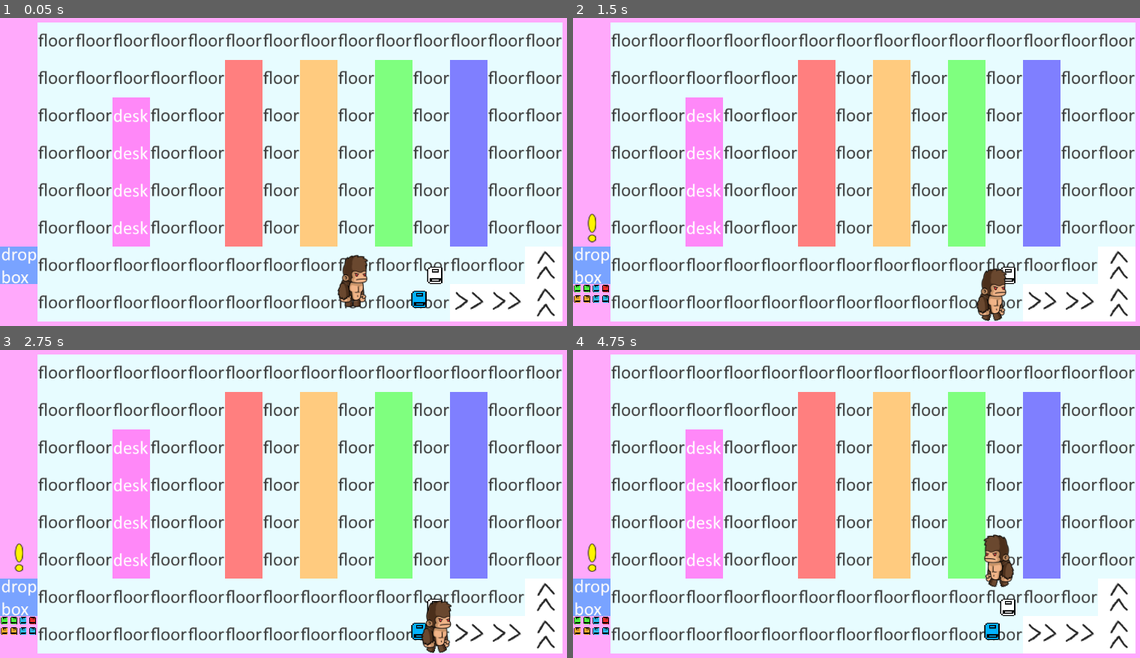
Above: before the commit, frames 1-4 (two rows, left to right).
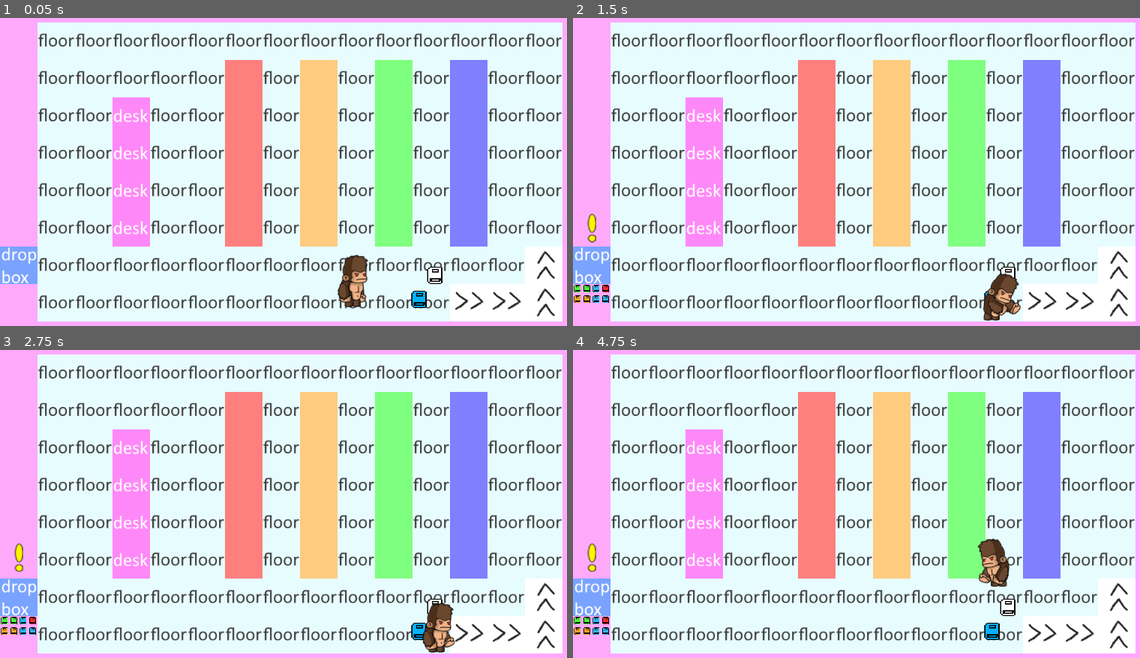
Above: after the commit, the same moments.

Repository: Jawfish/Overbooked
Game: Godot game, scene res://Engine/Main.tscn
The game is run twice, just before and just after one commit, with the same random seed, the same clock (stepped at 60 frames per second) and the same inputs.
Inputs:
- Up to frame 1 (0.05 s): no input
- Up to frame 2 (1.5 s): hold D (move_right) 0.53-1.28 s; hold Space (interact) 0.53-1.28 s; hold S (move_down) from 1.28 s (still down); tap Space (interact) at 1.35 s
- Up to frame 3 (2.75 s): release S (move_down) at 2.03 s; hold D (move_right) from 2.03 s (still down); hold Shift (move_cart) from 2.03 s (still down); tap Space (interact) at 2.3 s
- Up to frame 4 (4.75 s): release D (move_right) at 2.78 s; release Shift (move_cart) at 2.78 s; hold W (move_up) 2.78-3.53 s; tap Space (interact) at 2.85, 4.55 s; hold Space (interact) 3.53-4.28 s; hold A (move_left) from 3.53 s (still down); tap Shift (move_cart) at 4.35 s

The runs differ from the first frame. In frame 2, 0.9% of the frame differs, in the area x 71-79%, y 81-99%; in frame 3, 0.4%; in frame 4, 0.7%.

Commit message:
fix animations

Diff:
--- a/Actors/ActorBody.gd
+++ b/Actors/ActorBody.gd
@@ -13,7 +13,7 @@
 
 func _input(event: InputEvent) -> void:
 	if event.is_action_pressed("interact"):
-		$AnimationPlayer.play("Interact")
+		$AnimationTree.set("parameters/interact/active", true)
 
 
 func _enter_tree() -> void:
--- a/Actors/ActorBody.tscn
+++ b/Actors/ActorBody.tscn
@@ -6,6 +6,7 @@
 [ext_resource path="res://Assets/Characters/Monkey/HandL.png" type="Texture" id=4]
 [ext_resource path="res://Assets/Characters/Monkey/Head01.png" type="Texture" id=5]
 [ext_resource path="res://Assets/Characters/Monkey/HandR.png" type="Texture" id=6]
+[ext_resource path="res://Actors/AnimationTree.gd" type="Script" id=7]
 
 [sub_resource type="Animation" id=1]
 resource_name = "Idle"
@@ -205,204 +206,108 @@
 "values": [ 0.0 ]
 }
 
-[sub_resource type="Animation" id=3]
+[sub_resource type="Animation" id=2]
 resource_name = "Interact"
 length = 0.2
 step = 0.01
 tracks/0/type = "value"
-tracks/0/path = NodePath("BodyParts/LeftHand:position")
-tracks/0/interp = 1
+tracks/0/path = NodePath("BodyParts/LeftHand/LeftHandSprite:rotation_degrees")
+tracks/0/interp = 2
 tracks/0/loop_wrap = true
 tracks/0/imported = false
 tracks/0/enabled = true
 tracks/0/keys = {
-"times": PoolRealArray( 0, 0.2 ),
-"transitions": PoolRealArray( 1, 1 ),
-"update": 0,
-"values": [ Vector2( 0, 0 ), Vector2( 0, 0 ) ]
+"times": PoolRealArray( 0, 0.1, 0.2 ),
+"transitions": PoolRealArray( 1, 1, 1 ),
+"update": 0,
+"values": [ 30.0, -20.0, 30.0 ]
 }
 tracks/1/type = "value"
-tracks/1/path = NodePath("BodyParts/LeftHand:rotation_degrees")
-tracks/1/interp = 1
+tracks/1/path = NodePath("BodyParts/RightHand/RightHandSprite:rotation_degrees")
+tracks/1/interp = 2
 tracks/1/loop_wrap = true
 tracks/1/imported = false
 tracks/1/enabled = true
 tracks/1/keys = {
-"times": PoolRealArray( 0, 0.2 ),
-"transitions": PoolRealArray( 1, 1 ),
-"update": 0,
-"values": [ 0.0, 0.0 ]
+"times": PoolRealArray( 0, 0.1, 0.2 ),
+"transitions": PoolRealArray( 1, 1, 1 ),
+"update": 0,
+"values": [ 30.0, -20.0, 30.0 ]
 }
 tracks/2/type = "value"
-tracks/2/path = NodePath("BodyParts/RightHand:position")
+tracks/2/path = NodePath("BodyParts/Head/HeadSprite:position")
 tracks/2/interp = 1
 tracks/2/loop_wrap = true
 tracks/2/imported = false
 tracks/2/enabled = true
 tracks/2/keys = {
-"times": PoolRealArray( 0, 0.2 ),
-"transitions": PoolRealArray( 1, 1 ),
-"update": 0,
-"values": [ Vector2( 0, 0 ), Vector2( 0, 0 ) ]
+"times": PoolRealArray( 0, 0.1, 0.2 ),
+"transitions": PoolRealArray( 1, 1, 1 ),
+"update": 0,
+"values": [ Vector2( 39.5807, 35.172 ), Vector2( 100, 80 ), Vector2( 39.5807, 35.172 ) ]
 }
 tracks/3/type = "value"
-tracks/3/path = NodePath("BodyParts/RightHand:rotation_degrees")
+tracks/3/path = NodePath("BodyParts/Head/HeadSprite:rotation_degrees")
 tracks/3/interp = 1
 tracks/3/loop_wrap = true
 tracks/3/imported = false
 tracks/3/enabled = true
 tracks/3/keys = {
-"times": PoolRealArray( 0, 0.2 ),
-"transitions": PoolRealArray( 1, 1 ),
-"update": 0,
-"values": [ 0.0, 0.0 ]
+"times": PoolRealArray( 0, 0.1, 0.2 ),
+"transitions": PoolRealArray( 1, 1, 1 ),
+"update": 0,
+"values": [ 0.0, 25.0, 0.0 ]
 }
 tracks/4/type = "value"
-tracks/4/path = NodePath("BodyParts/Head:position")
-tracks/4/interp = 1
+tracks/4/path = NodePath("BodyParts/Body/BodySprite:position")
+tracks/4/interp = 2
 tracks/4/loop_wrap = true
 tracks/4/imported = false
 tracks/4/enabled = true
 tracks/4/keys = {
-"times": PoolRealArray( 0, 0.2 ),
-"transitions": PoolRealArray( 1, 1 ),
-"update": 0,
-"values": [ Vector2( 0, -120 ), Vector2( 0, -120 ) ]
+"times": PoolRealArray( 0, 0.1, 0.2 ),
+"transitions": PoolRealArray( 1, 1, 1 ),
+"update": 0,
+"values": [ Vector2( -0.906495, -14.6153 ), Vector2( 40, 10 ), Vector2( -0.906495, -14.6153 ) ]
 }
 tracks/5/type = "value"
-tracks/5/path = NodePath("BodyParts/Head:rotation_degrees")
-tracks/5/interp = 1
+tracks/5/path = NodePath("BodyParts/Body/BodySprite:rotation_degrees")
+tracks/5/interp = 2
 tracks/5/loop_wrap = true
 tracks/5/imported = false
 tracks/5/enabled = true
 tracks/5/keys = {
-"times": PoolRealArray( 0, 0.2 ),
-"transitions": PoolRealArray( 1, 1 ),
-"update": 0,
-"values": [ 0.0, 0.0 ]
+"times": PoolRealArray( 0, 0.1, 0.2 ),
+"transitions": PoolRealArray( 1, 1, 1 ),
+"update": 0,
+"values": [ 0.0, 25.0, 0.0 ]
 }
 tracks/6/type = "value"
-tracks/6/path = NodePath("BodyParts/Body:position")
+tracks/6/path = NodePath("BodyParts/RightHand/RightHandSprite:position")
 tracks/6/interp = 1
 tracks/6/loop_wrap = true
 tracks/6/imported = false
 tracks/6/enabled = true
 tracks/6/keys = {
-"times": PoolRealArray( 0, 0.2 ),
-"transitions": PoolRealArray( 1, 1 ),
-"update": 0,
-"values": [ Vector2( 0, 0 ), Vector2( 0, 0 ) ]
+"times": PoolRealArray( 0, 0.1, 0.2 ),
+"transitions": PoolRealArray( 1, 1, 1 ),
+"update": 0,
+"values": [ Vector2( -77.1553, -64.6236 ), Vector2( 24.4106, -25.5803 ), Vector2( -77.1553, -64.6236 ) ]
 }
 tracks/7/type = "value"
-tracks/7/path = NodePath("BodyParts/Body:rotation_degrees")
+tracks/7/path = NodePath("BodyParts/LeftHand/LeftHandSprite:position")
 tracks/7/interp = 1
 tracks/7/loop_wrap = true
 tracks/7/imported = false
 tracks/7/enabled = true
 tracks/7/keys = {
-"times": PoolRealArray( 0, 0.2 ),
-"transitions": PoolRealArray( 1, 1 ),
-"update": 0,
-"values": [ 0.0, 0.0 ]
-}
-tracks/8/type = "value"
-tracks/8/path = NodePath("BodyParts/LeftHand/LeftHandSprite:position")
-tracks/8/interp = 2
-tracks/8/loop_wrap = true
-tracks/8/imported = false
-tracks/8/enabled = true
-tracks/8/keys = {
-"times": PoolRealArray( 0, 0.1, 0.2 ),
-"transitions": PoolRealArray( 1, 1, 1 ),
-"update": 0,
-"values": [ Vector2( 72.1322, -48.9092 ), Vector2( 72.1322, -48.9092 ), Vector2( 72.1322, -48.9092 ) ]
-}
-tracks/9/type = "value"
-tracks/9/path = NodePath("BodyParts/LeftHand/LeftHandSprite:rotation_degrees")
-tracks/9/interp = 2
-tracks/9/loop_wrap = true
-tracks/9/imported = false
-tracks/9/enabled = true
-tracks/9/keys = {
-"times": PoolRealArray( 0, 0.1, 0.2 ),
-"transitions": PoolRealArray( 1, 1, 1 ),
-"update": 0,
-"values": [ 30.0, -30.0, 30.0 ]
-}
-tracks/10/type = "value"
-tracks/10/path = NodePath("BodyParts/RightHand/RightHandSprite:position")
-tracks/10/interp = 2
-tracks/10/loop_wrap = true
-tracks/10/imported = false
-tracks/10/enabled = true
-tracks/10/keys = {
-"times": PoolRealArray( 0, 0.1, 0.2 ),
-"transitions": PoolRealArray( 1, 1, 1 ),
-"update": 0,
-"values": [ Vector2( -77.1553, -64.6236 ), Vector2( -77.1553, -64.6236 ), Vector2( -77.1553, -64.6236 ) ]
-}
-tracks/11/type = "value"
-tracks/11/path = NodePath("BodyParts/RightHand/RightHandSprite:rotation_degrees")
-tracks/11/interp = 2
-tracks/11/loop_wrap = true
-tracks/11/imported = false
-tracks/11/enabled = true
-tracks/11/keys = {
-"times": PoolRealArray( 0, 0.1, 0.2 ),
-"transitions": PoolRealArray( 1, 1, 1 ),
-"update": 0,
-"values": [ 30.0, -30.0, 30.0 ]
-}
-tracks/12/type = "value"
-tracks/12/path = NodePath("BodyParts/Head/HeadSprite:position")
-tracks/12/interp = 1
-tracks/12/loop_wrap = true
-tracks/12/imported = false
-tracks/12/enabled = true
-tracks/12/keys = {
-"times": PoolRealArray( 0, 0.1, 0.2 ),
-"transitions": PoolRealArray( 1, 1, 1 ),
-"update": 0,
-"values": [ Vector2( 39.5807, 35.172 ), Vector2( 47.5807, 35.172 ), Vector2( 39.5807, 35.172 ) ]
-}
-tracks/13/type = "value"
-tracks/13/path = NodePath("BodyParts/Head/HeadSprite:rotation_degrees")
-tracks/13/interp = 1
-tracks/13/loop_wrap = true
-tracks/13/imported = false
-tracks/13/enabled = true
-tracks/13/keys = {
-"times": PoolRealArray( 0, 0.1, 0.2 ),
-"transitions": PoolRealArray( 1, 1, 1 ),
-"update": 0,
-"values": [ 0.0, 15.0, 0.0 ]
-}
-tracks/14/type = "value"
-tracks/14/path = NodePath("BodyParts/Body/BodySprite:position")
-tracks/14/interp = 2
-tracks/14/loop_wrap = true
-tracks/14/imported = false
-tracks/14/enabled = true
-tracks/14/keys = {
-"times": PoolRealArray( 0, 0.1, 0.2 ),
-"transitions": PoolRealArray( 1, 1, 1 ),
-"update": 0,
-"values": [ Vector2( -0.906495, -14.6153 ), Vector2( 15.0935, -14.6153 ), Vector2( -0.906495, -14.6153 ) ]
-}
-tracks/15/type = "value"
-tracks/15/path = NodePath("BodyParts/Body/BodySprite:rotation_degrees")
-tracks/15/interp = 2
-tracks/15/loop_wrap = true
-tracks/15/imported = false
-tracks/15/enabled = true
-tracks/15/keys = {
-"times": PoolRealArray( 0, 0.1, 0.2 ),
-"transitions": PoolRealArray( 1, 1, 1 ),
-"update": 0,
-"values": [ 0.0, 15.0, 0.0 ]
-}
-
-[sub_resource type="Animation" id=2]
+"times": PoolRealArray( 0, 0.1, 0.2 ),
+"transitions": PoolRealArray( 1, 1, 1 ),
+"update": 0,
+"values": [ Vector2( 72.1322, -48.9092 ), Vector2( 173.414, -9.13462 ), Vector2( 72.1322, -48.9092 ) ]
+}
+
+[sub_resource type="Animation" id=3]
 loop = true
 step = 0.05
 tracks/0/type = "value"
@@ -514,22 +419,50 @@
 "values": [ 0.0, 5.0, 0.0, 5.0 ]
 }
 
+[sub_resource type="AnimationNodeAnimation" id=4]
+animation = "Interact"
+
+[sub_resource type="AnimationNodeAnimation" id=8]
+animation = "Idle"
+
+[sub_resource type="AnimationNodeOneShot" id=6]
+filter_enabled = true
+filters = [ "BodyParts/Body/BodySprite:position", "BodyParts/Body/BodySprite:rotation_degrees", "BodyParts/Body:position", "BodyParts/Body:rotation_degrees", "BodyParts/Head/HeadSprite:position", "BodyParts/Head/HeadSprite:rotation_degrees", "BodyParts/Head:position", "BodyParts/Head:rotation_degrees", "BodyParts/LeftHand/LeftHandSprite:position", "BodyParts/LeftHand/LeftHandSprite:rotation_degrees", "BodyParts/LeftHand:position", "BodyParts/LeftHand:rotation_degrees", "BodyParts/RightHand/RightHandSprite:position", "BodyParts/RightHand/RightHandSprite:rotation_degrees", "BodyParts/RightHand:position", "BodyParts/RightHand:rotation_degrees" ]
+
+[sub_resource type="AnimationNodeAnimation" id=5]
+animation = "Walk"
+
+[sub_resource type="AnimationNodeBlendTree" id=7]
+graph_offset = Vector2( -353, -67 )
+"nodes/Animation 2/node" = SubResource( 4 )
+"nodes/Animation 2/position" = Vector2( 40, 240 )
+nodes/idle/node = SubResource( 8 )
+nodes/idle/position = Vector2( 10, -20 )
+nodes/interact/node = SubResource( 6 )
+nodes/interact/position = Vector2( 220, 120 )
+nodes/output/position = Vector2( 400, 120 )
+nodes/walk/node = SubResource( 5 )
+nodes/walk/position = Vector2( -30, 110 )
+node_connections = [ "output", 0, "interact", "interact", 0, "idle", "interact", 1, "Animation 2" ]
+
 [node name="ActorBody" type="Node2D"]
 script = ExtResource( 1 )
 
 [node name="AnimationPlayer" type="AnimationPlayer" parent="."]
 autoplay = "Idle"
 anims/Idle = SubResource( 1 )
-anims/Interact = SubResource( 3 )
-anims/Walk = SubResource( 2 )
+anims/Interact = SubResource( 2 )
+anims/Walk = SubResource( 3 )
 
 [node name="BodyParts" type="Node2D" parent="."]
 
 [node name="LeftHand" type="Node2D" parent="BodyParts"]
+position = Vector2( 0, 17.2921 )
+rotation = -0.0671106
 
 [node name="LeftHandSprite" type="Sprite" parent="BodyParts/LeftHand"]
 position = Vector2( 72.1322, -48.9092 )
-rotation = 0.523598
+rotation = 0.523599
 texture = ExtResource( 4 )
 offset = Vector2( 49.3177, 65.2949 )
 
@@ -550,13 +483,15 @@
 offset = Vector2( -2.58932, 42.0695 )
 
 [node name="Body" type="Node2D" parent="BodyParts"]
+position = Vector2( 0, 16.427 )
 
 [node name="BodySprite" type="Sprite" parent="BodyParts/Body"]
 position = Vector2( -0.906495, -14.6153 )
 texture = ExtResource( 3 )
 
 [node name="Head" type="Node2D" parent="BodyParts"]
-position = Vector2( 0, -120 )
+position = Vector2( 0, -94.0619 )
+rotation = 0.0671106
 
 [node name="HeadSprite" type="Sprite" parent="BodyParts/Head"]
 position = Vector2( 39.5807, 35.172 )
@@ -564,9 +499,18 @@
 offset = Vector2( -33.8996, -190.949 )
 
 [node name="RightHand" type="Node2D" parent="BodyParts"]
+position = Vector2( 0, 15.5735 )
+rotation = -0.0607191
 
 [node name="RightHandSprite" type="Sprite" parent="BodyParts/RightHand"]
 position = Vector2( -77.1553, -64.6236 )
-rotation = 0.523598
+rotation = 0.523599
 texture = ExtResource( 6 )
 offset = Vector2( 46.9349, 87.4871 )
+
+[node name="AnimationTree" type="AnimationTree" parent="."]
+tree_root = SubResource( 7 )
+anim_player = NodePath("../AnimationPlayer")
+active = true
+parameters/interact/active = false
+script = ExtResource( 7 )
--- /dev/null
+++ b/Actors/AnimationTree.gd
@@ -0,0 +1,4 @@
+extends AnimationTree
+
+#func _input(event: InputEvent) -> void:
+#	set("parameters/interact/active", true)
Not shown: 1 places in Actors/ActorBody.tscn that only renumber resources
